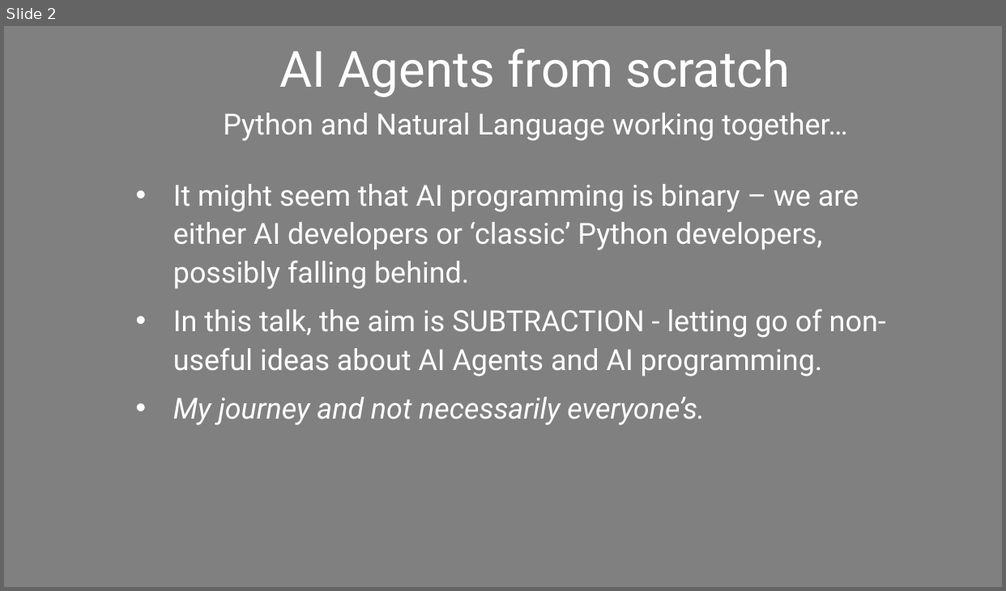
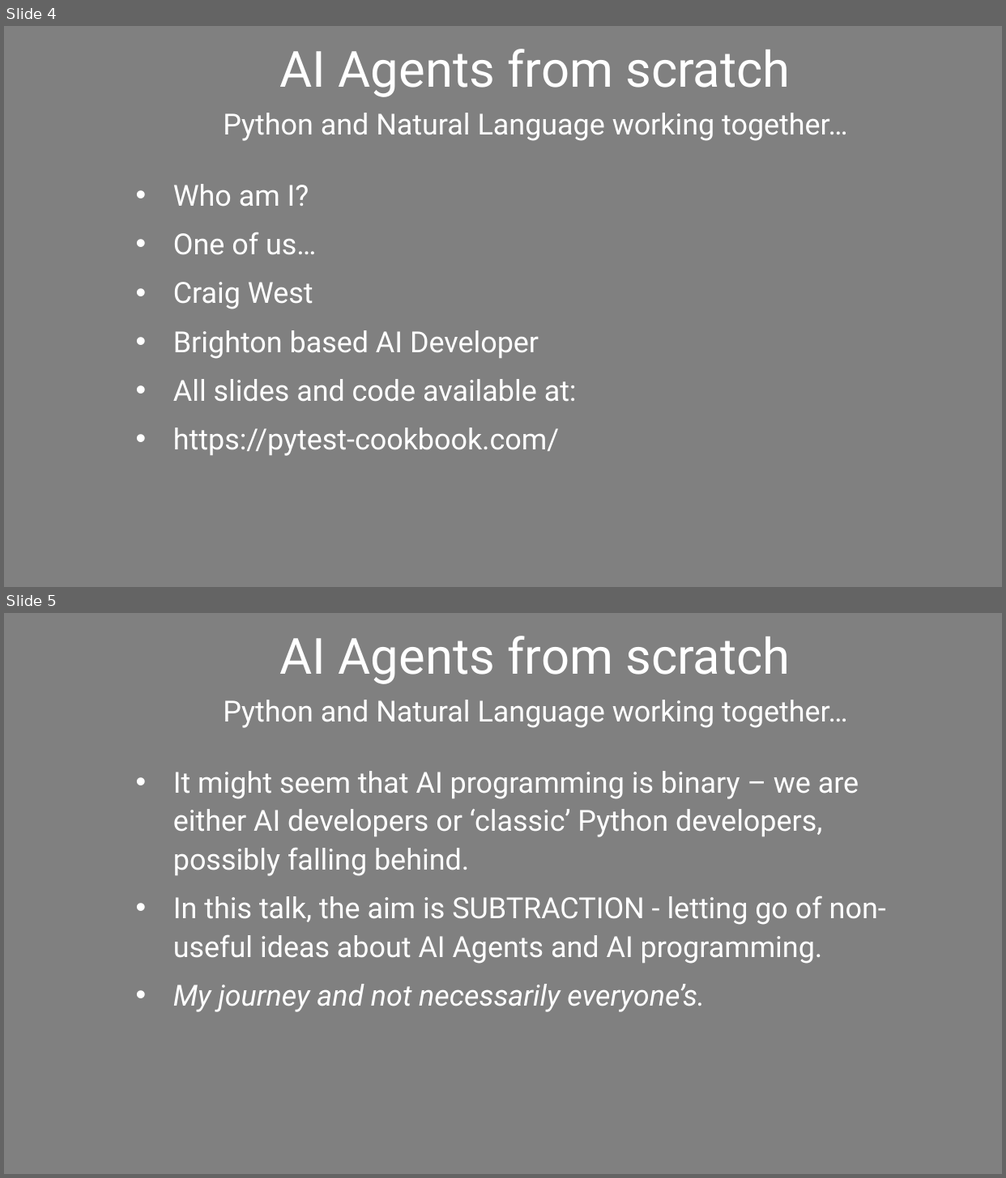
Before and after one commit to Python-Test-Engineer/conf42-ai-agents, a slide deck: ai-agents-conf42.pptx. Shown one above the other, each under a label of ours: slide 2 before the commit, slides 4 and 5 after it. The pictures are 1006x591 and 1006x1178 pixels, drawn with LibreOffice and Linux fonts; fonts in the diff are those of the drawing. Boxes give left, top, right and bottom in pixels: in the first picture for what was removed or moved away, otherwise in the second. Text is boxed around its words. In the diff, an @@ line names an element or a change of style, - is before the commit and + after.

```diff
--- a/ai-agents-conf42.pptx
+++ b/ai-agents-conf42.pptx
@@ slide 4 added at [4, 26, 1002, 587], background #808080 @@
@@ text added at [280, 49, 790, 97], 48 pt, text #FFFFFF @@
+AI Agents from scratch
@@ text added at [223, 113, 848, 141], 28 pt, text #FFFFFF @@
+Python and Natural Language working together…
@@ subtitle added at [173, 184, 577, 456], 28 pt, text #FFFFFF @@
+• Who am I?
+• One of us…
+• Craig West
+• Brighton based AI Developer
+• All slides and code available at:
+• https://pytest-cookbook.com/
@@ what was slide 2 is now slide 5 @@
```
Also in this commit, not shown: 1 slide changed, 6 other slides added, 2 other files.
